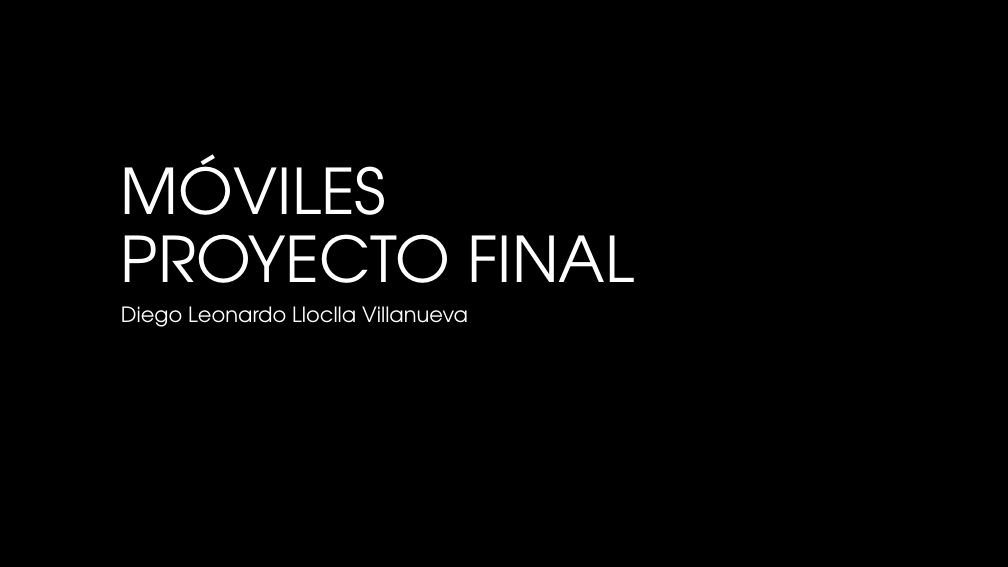
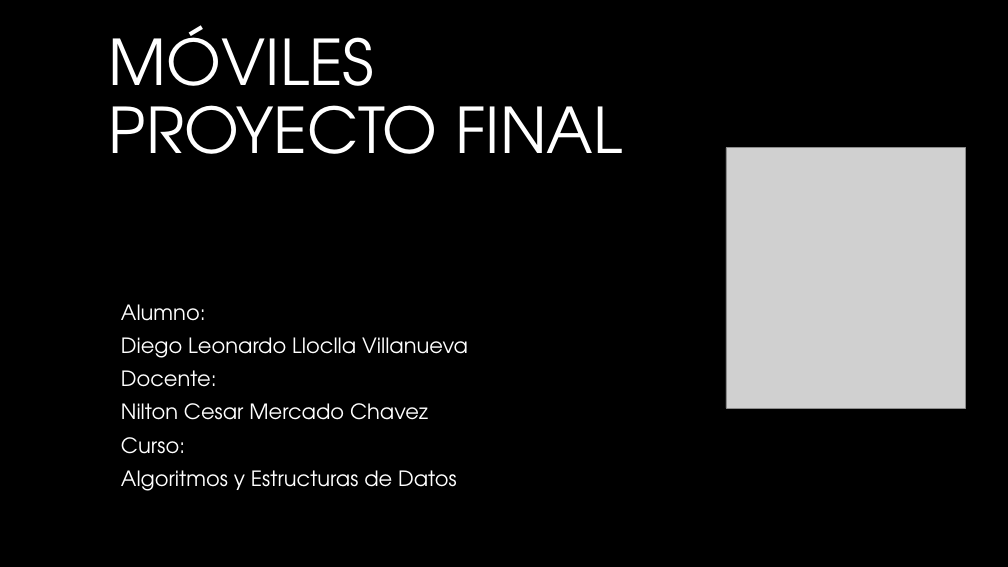
Before and after one commit to DLeoLV/AyEdD-ProyectoFinal, a slide deck: slide 1 of 1 - Carpeta de Archivos/PresentacionV2.pptx. Drawn at 1008x567 pixels with LibreOffice and Linux fonts; fonts in the diff are those of the drawing; grey boxes stand for pictures; background and template pictures are left out. Boxes give left, top, right and bottom in pixels: in the first picture for what was removed or moved away, otherwise in the second. Text is boxed around its words. In the diff, an @@ line names an element or a change of style, - is before the commit and + after.

Commit message:
Arreglo de bug

```diff
--- a/1 - Carpeta de Archivos/PresentacionV2.pptx
+++ b/1 - Carpeta de Archivos/PresentacionV2.pptx
@@ title "MÓVILES PROYECTO FINAL" rewrapped from box(121, 154, 634, 311) to box(109, 25, 622, 154) @@
@@ picture added at box(726, 147, 966, 408) @@
@@ subtitle at box(121, 304, 206, 321): paragraph added @@
+Alumno:
@@ subtitle at box(121, 370, 457, 491): paragraphs added @@
+Docente:
+Nilton Cesar Mercado Chavez
+Curso:
+Algoritmos y Estructuras de Datos
```
